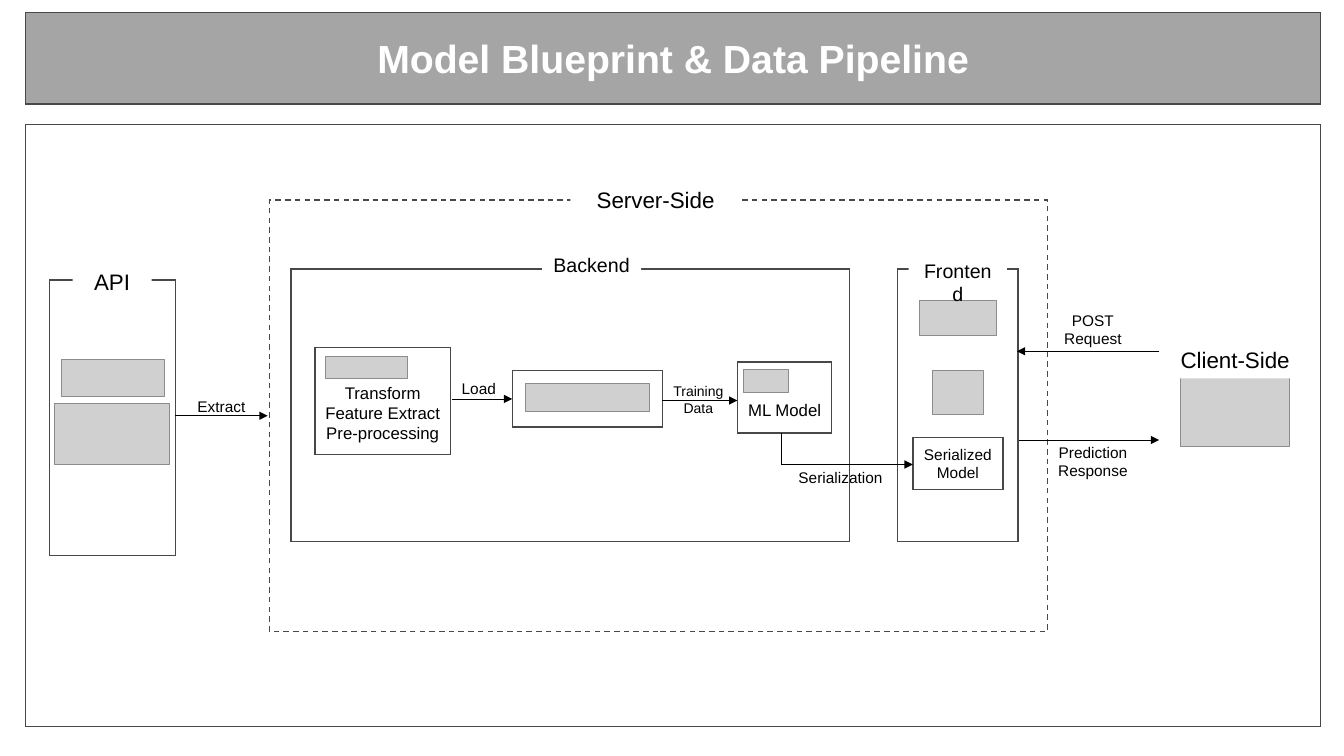
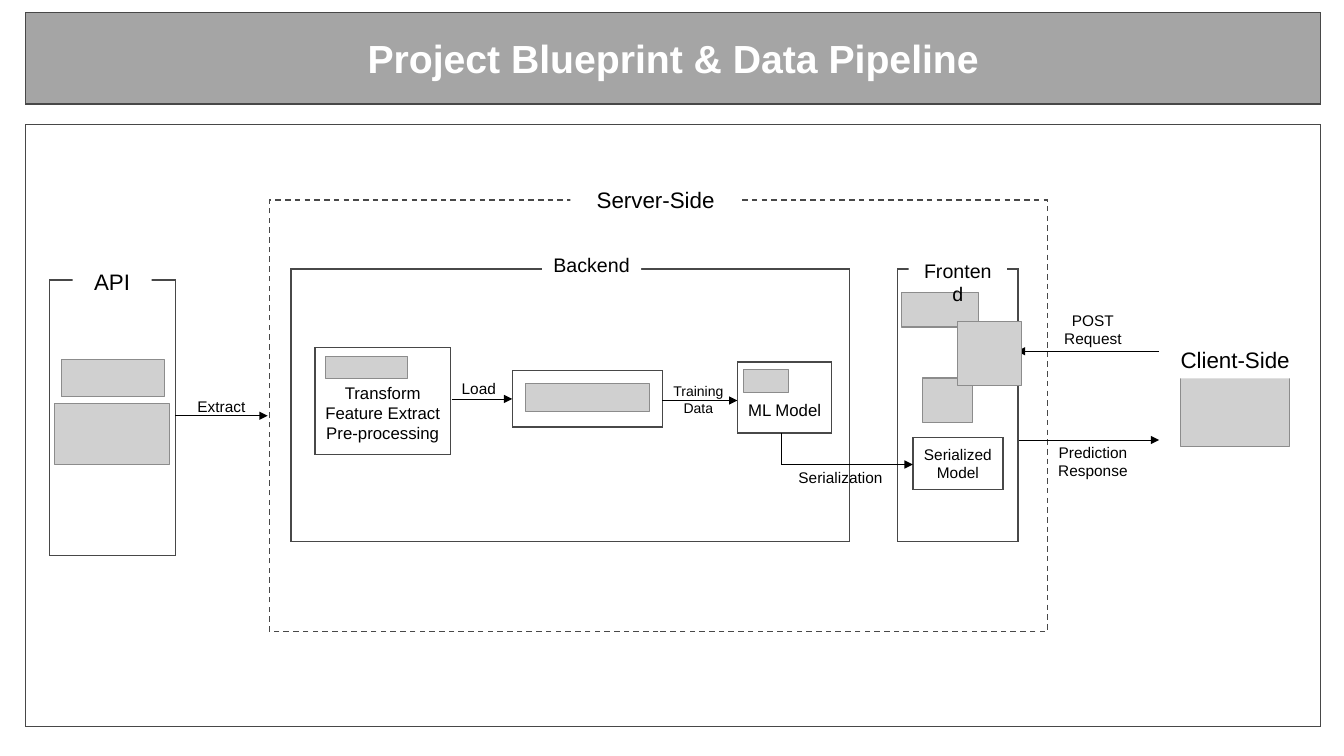
Before and after one commit to VickusWan/my_portfolio, a slide deck: slide 1 of static/blueprints.pptx. Drawn at 1344x756 pixels with LibreOffice and Linux fonts; fonts in the diff are those of the drawing; grey boxes stand for pictures. Boxes give left, top, right and bottom in pixels: in the first picture for what was removed or moved away, otherwise in the second. Text is boxed around its words. In the diff, an @@ line names an element or a change of style, - is before the commit and + after.

```diff
--- a/static/blueprints.pptx
+++ b/static/blueprints.pptx
@@ text in rectangle at bbox=[368, 45, 979, 81]: text changed @@
-Model Blueprint & Data Pipeline
+Project Blueprint & Data Pipeline
@@ picture: place and size @@
-picture at bbox=[920, 300, 997, 336]
+picture at bbox=[901, 292, 979, 328]
@@ picture added at bbox=[958, 322, 1021, 385] @@
@@ picture: place and size @@
-picture at bbox=[933, 370, 983, 414]
+picture at bbox=[923, 378, 973, 422]
```
Also in this commit, not shown: 3 slides added, 1 slide removed, 17 other files.
